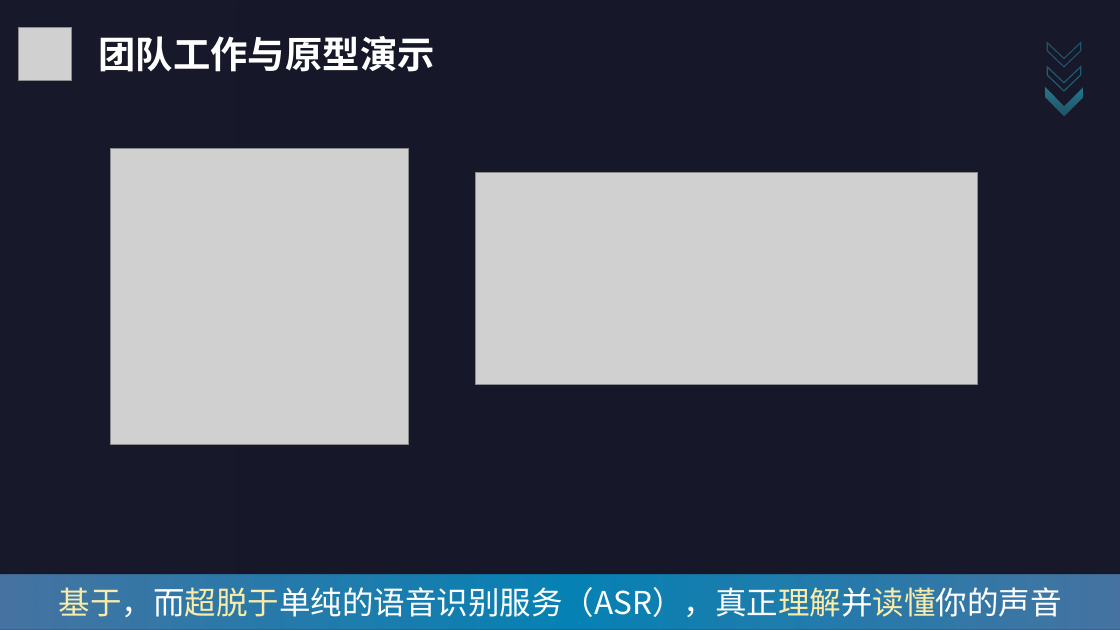
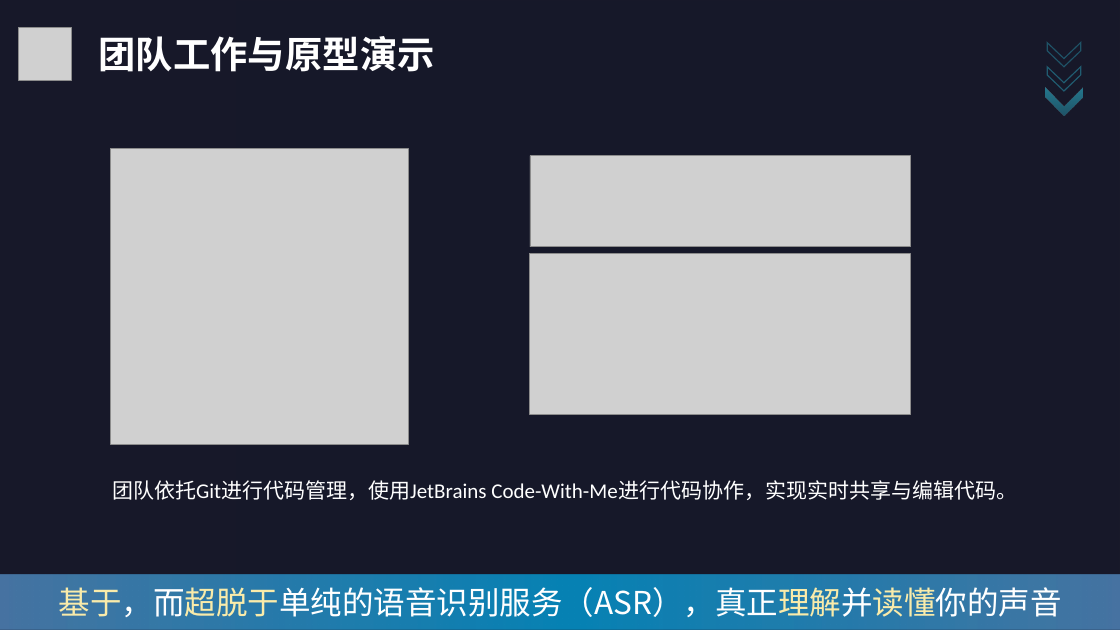
Before and after one commit to C32-SoundTech/SoundTech, a slide deck: slide 6 of 作品提交材料/S5.团队完成过程/团队完成过程.pptx. Drawn at 1120x630 pixels with LibreOffice and Linux fonts; fonts in the diff are those of the drawing; grey boxes stand for pictures; background and template pictures are left out; a plain dark background stands for a picture behind light text. Boxes give left, top, right and bottom in pixels: in the first picture for what was removed or moved away, otherwise in the second. Text is boxed around its words. In the diff, an @@ line names an element or a change of style, - is before the commit and + after.

Commit message:
docs: 更新S5.团队完成过程演示文稿，加入原型演示部分的内容与图片

```diff
--- a/作品提交材料/S5.团队完成过程/团队完成过程.pptx
+++ b/作品提交材料/S5.团队完成过程/团队完成过程.pptx
@@ picture added at <box>530,155,911,247</box> @@
@@ picture: place and size @@
-picture at <box>476,172,978,384</box>
+picture at <box>530,254,911,414</box>
@@ text added at <box>112,480,1017,500</box>, 18 pt, text #FFFFFF @@
+团队依托Git进行代码管理，使用JetBrains Code-With-Me进行代码协作，实现实时共享与编辑代码。
```
Also in this commit, not shown: 3 other slides changed.
